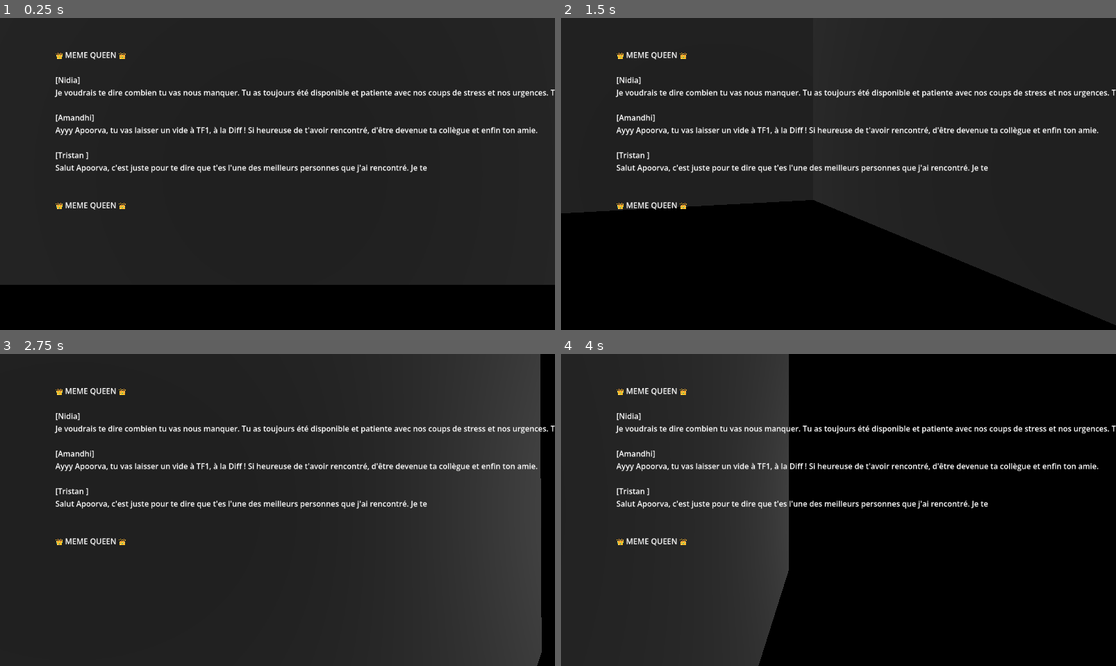
Above: before the commit, frames 1-4 (two rows, left to right).
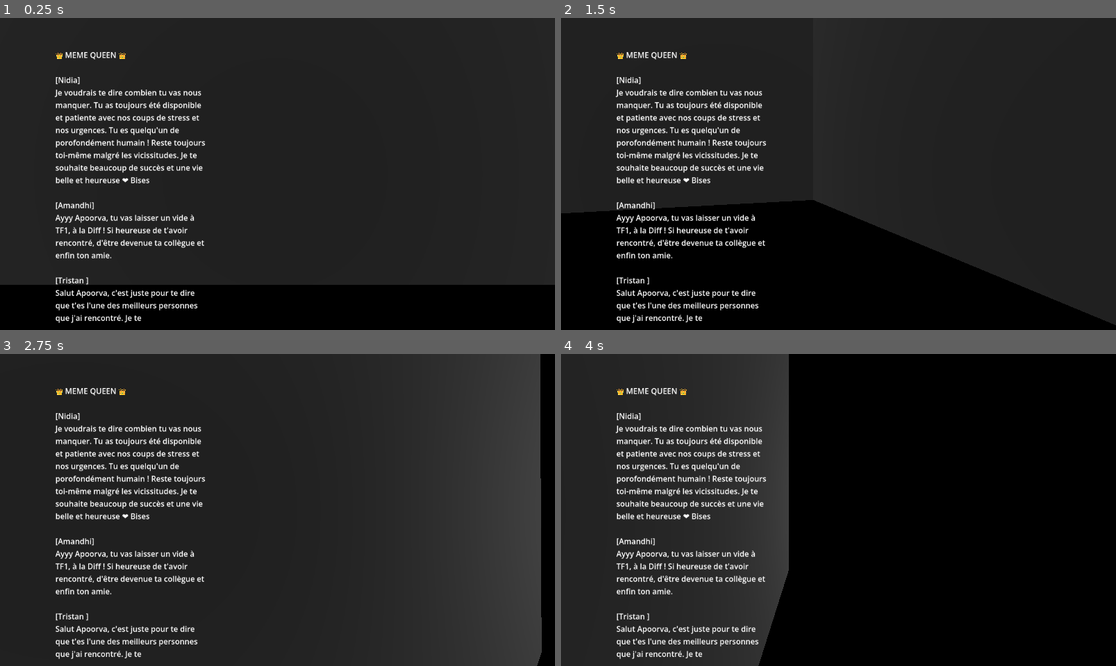
Above: after the commit, the same moments.

Repository: ArKZbeb/jeuApoorva
Game: Godot game, scene res://scenes/mur_messages.tscn
The game is run twice, just before and just after one commit, with the same random seed, the same clock (stepped at 60 frames per second) and the same inputs. This scene is started directly instead of the project's main scene.
Inputs (mouse positions are in pixels of both pictures, inside the frame that each line leads up to):
- Up to frame 1 (0.25 s): no input
- Up to frame 2 (1.5 s): tap Enter (ui_accept) at 0.5, 0.77 s; move the mouse to (866, 174) at 0.52 s; hold Up (ui_up) from 0.53 s (still down); tap N at 0.6, 1.35 s; move the mouse to (810, 174) at 1.27 s
- Up to frame 3 (2.75 s): keep holding Up (ui_up); tap Enter (ui_accept) at 1.52 s; move the mouse to (288, 503) at 2.02 s; hold Space from 2.03 s (still down); tap N at 2.3 s
- Up to frame 4 (4 s): keep holding Up (ui_up); tap Enter (ui_accept) at 2.75, 3.02, 3.5, 3.77 s; move the mouse to (832, 516) at 2.77 s; release Space at 2.78 s; tap E at 2.85 s; tap N at 3.05, 3.8 s; move the mouse to (877, 513) at 3.52 s; hold Q from 3.53 s (still down)

The runs differ from the first frame. In frame 1, 5.5% of the frame differs, in the area x 10-100%, y 22-98%; in frame 2, 5.5%; in frame 3, 5.5%; in frame 4, 5.5%.

Commit message:
Fix message text wrapping on wall with manual line breaks
- Created format_text_with_line_breaks() function to wrap text properly
- Function breaks text at word boundaries every ~40 characters per line
- Removed autowrap_mode from Label3D as it doesn't work well in 3D
- Reduced font size to 28 for better fitting on wall
- Messages now display on multiple lines correctly without cutting off
- Improves readability of long messages on the final wall

Diff:
--- a/godot_jeu/scenes/mur_messages.tscn
+++ b/godot_jeu/scenes/mur_messages.tscn
@@ -6,7 +6,6 @@
 [ext_resource type="Script" uid="uid://bfl5kd6dg2vgr" path="res://scripts/ui_manager.gd" id="4"]
 [ext_resource type="Script" uid="uid://c80gp1y6yk48k" path="res://scripts/player_controller.gd" id="5"]
 [ext_resource type="Script" uid="uid://b0xga21fkihnh" path="res://scripts/mur_messages.gd" id="6"]
-[ext_resource type="Script" path="res://scripts/cheat_manager.gd" id="7"]
 
 [sub_resource type="StandardMaterial3D" id="Material_Black"]
 albedo_color = Color(0.1, 0.1, 0.1, 1)
@@ -24,9 +23,6 @@
 
 [node name="MurMessages" type="Node3D" unique_id=869664671]
 script = ExtResource("6")
-
-[node name="CheatManager" type="Node" parent="." unique_id=999999999]
-script = ExtResource("7")
 
 [node name="InputManager" type="Node" parent="." unique_id=1440353042]
 script = ExtResource("1")
@@ -111,8 +107,7 @@
 
 [node name="Label3D" type="Label3D" parent="FinalDecor/MessageWall" unique_id=945140195]
 text = "Messages..."
-autowrap_mode = 1
-width = 100.0
+font_size = 28
 
 [node name="Ground" type="StaticBody3D" parent="FinalDecor" unique_id=1126633582]
 transform = Transform3D(50, 0, 0, 0, 1, 0, 0, 0, 50, 0, -1, 0)
--- a/godot_jeu/scripts/mur_messages.gd
+++ b/godot_jeu/scripts/mur_messages.gd
@@ -30,7 +30,9 @@
 	var message_text = "👑 MEME QUEEN 👑\n\n"
 
 	for msg in messages:
-		message_text += "[%s]\n%s\n\n" % [msg.get("auteur", "?"), msg.get("texte", "")]
+		var author = msg.get("auteur", "?")
+		var text = msg.get("texte", "")
+		message_text += "[%s]\n%s\n\n" % [author, format_text_with_line_breaks(text)]
 
 	message_text += "\n👑 MEME QUEEN 👑"
 
@@ -38,9 +40,7 @@
 	var wall_label = $FinalDecor/MessageWall/Label3D if has_node("FinalDecor/MessageWall/Label3D") else null
 	if wall_label:
 		wall_label.text = message_text
-		wall_label.font_size = 32
-		wall_label.autowrap_mode = TextServer.AUTOWRAP_WORD
-		wall_label.width = 100  # Largeur pour forcer le word wrap
+		wall_label.font_size = 28
 		print("[MessageWallDisplay] Messages displayed on wall")
 	else:
 		push_error("[MessageWallDisplay] Label3D on wall not found!")
@@ -49,3 +49,24 @@
 	var messages_display = $UIManager/MessagesDisplay if has_node("UIManager/MessagesDisplay") else null
 	if messages_display:
 		messages_display.text = message_text
+
+# Formate le texte en ajoutant des retours à la ligne tous les N caractères
+func format_text_with_line_breaks(text: String, chars_per_line: int = 40) -> String:
+	var words = text.split(" ")
+	var lines = []
+	var current_line = ""
+
+	for word in words:
+		if current_line.length() + word.length() + 1 > chars_per_line:
+			if current_line.length() > 0:
+				lines.append(current_line)
+			current_line = word
+		else:
+			if current_line.length() > 0:
+				current_line += " "
+			current_line += word
+
+	if current_line.length() > 0:
+		lines.append(current_line)
+
+	return "\n".join(lines)
